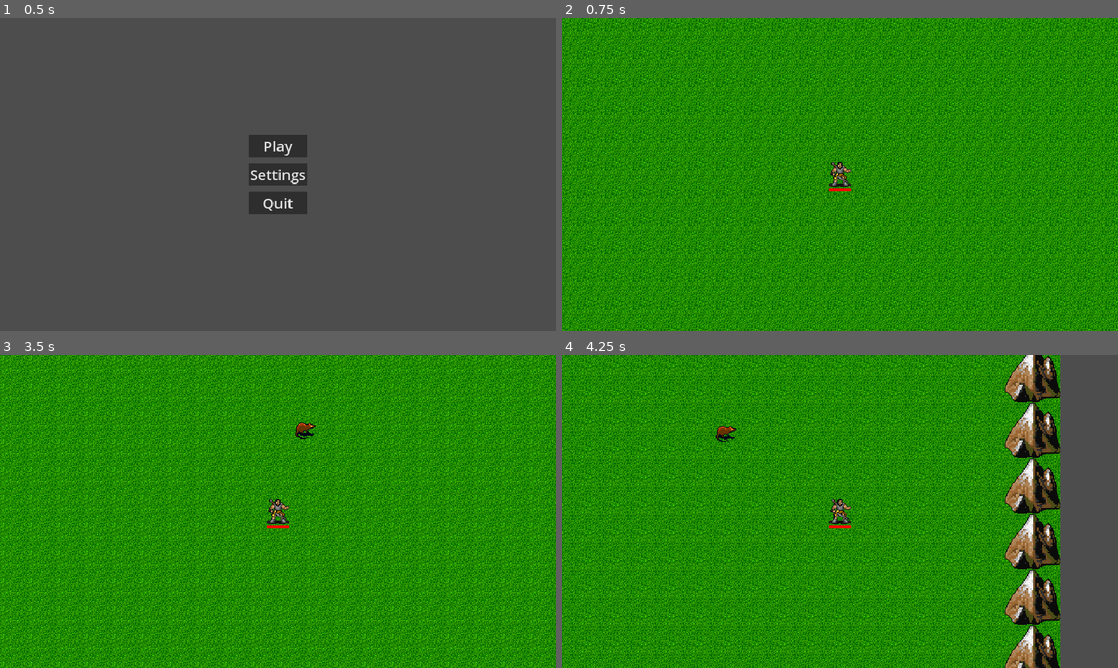
Above: before the commit, frames 1-4 (two rows, left to right).
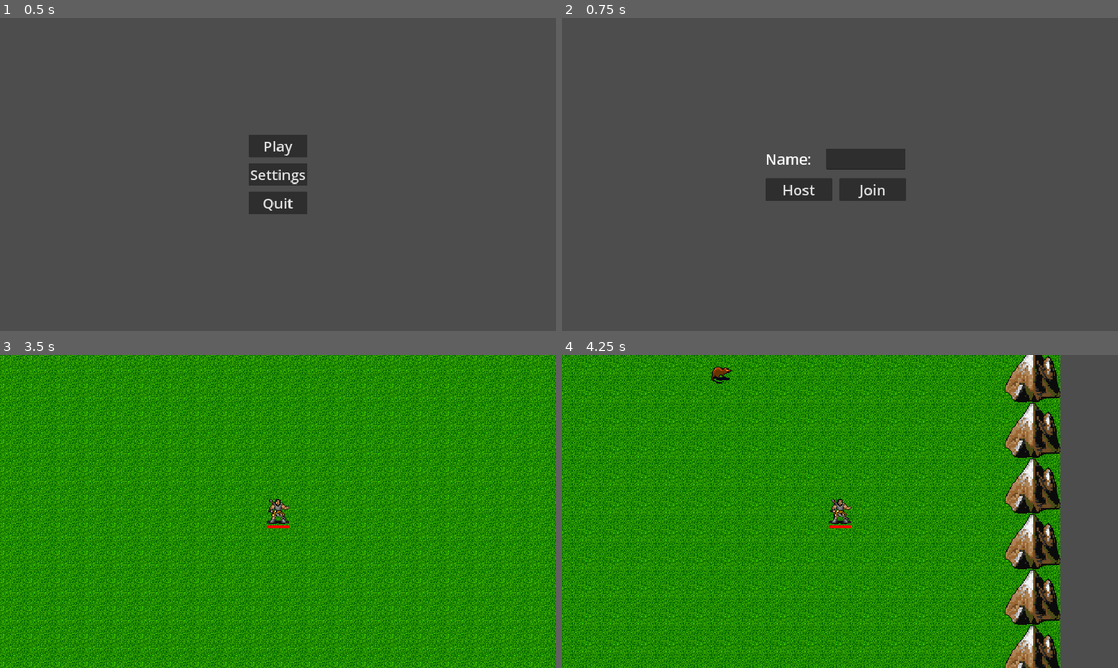
Above: after the commit, the same moments.

Repository: noahwagner04/CSE320_Game
Game: Godot game, scene res://src/UI/main_menu.tscn
Two runs of this game, one before a commit and one after it. Both use one fixed random seed, a clock stepped at 60 frames per second and the inputs below.
Inputs (mouse positions are in pixels of both pictures, inside the frame that each line leads up to):
- Up to frame 1 (0.5 s): no input
- Up to frame 2 (0.75 s): click "Play" at 0.5 s
- Up to frame 3 (3.5 s): click (239, 527) at 1.25 s, where only the run after the commit has a clickable "Host"; tap Enter at 2 s; move the mouse to (400, 495) at 2.02 s; hold D (move_right) 2.03-2.78 s; click (400, 495) at 2.17 s; move the mouse to (166, 527) at 2.77 s; hold S (move_down) from 2.78 s (still down)
- Up to frame 4 (4.25 s): move the mouse to (895, 442) at 3.52 s; release S (move_down) at 3.53 s; hold D (move_right) from 3.53 s (still down)

Frame 1 is identical in both runs. In frame 2, 100% of the frame differs, in the area x 0-100%, y 0-100%; in frame 3, 0.1%; in frame 4, 0.2%.

Commit message:
add player connections

Diff:
--- a/project.godot
+++ b/project.godot
@@ -14,6 +14,10 @@
 run/main_scene="res://src/UI/main_menu.tscn"
 config/features=PackedStringArray("4.2", "Mobile")
 config/icon="res://assets/icon.svg"
+
+[autoload]
+
+ConnectionManager="*res://src/connection_manager.gd"
 
 [display]
 
--- /dev/null
+++ b/src/UI/connection_scene.gd
@@ -0,0 +1,21 @@
+extends Control
+
+
+# Called when the node enters the scene tree for the first time.
+func _ready():
+	pass # Replace with function body.
+
+
+# Called every frame. 'delta' is the elapsed time since the previous frame.
+func _process(delta):
+	pass
+
+
+func _on_host_button_pressed():
+	ConnectionManager.set_peer_host()
+	get_tree().change_scene_to_file("res://src/main.tscn")
+
+
+func _on_join_button_pressed():
+	ConnectionManager.set_peer_client()
+	get_tree().change_scene_to_file("res://src/main.tscn")
--- a/src/UI/connection_scene.tscn
+++ b/src/UI/connection_scene.tscn
@@ -1,4 +1,6 @@
-[gd_scene format=3 uid="uid://dfe5fnwrcfr36"]
+[gd_scene load_steps=2 format=3 uid="uid://dfe5fnwrcfr36"]
+
+[ext_resource type="Script" path="res://src/UI/connection_scene.gd" id="1_lyrlr"]
 
 [node name="ConnectionScene" type="Control"]
 layout_mode = 3
@@ -7,6 +9,7 @@
 anchor_bottom = 1.0
 grow_horizontal = 2
 grow_vertical = 2
+script = ExtResource("1_lyrlr")
 
 [node name="HostButton" type="Button" parent="."]
 layout_mode = 2
@@ -42,3 +45,6 @@
 offset_right = 1186.0
 offset_bottom = 523.0
 theme_override_font_sizes/font_size = 40
+
+[connection signal="pressed" from="HostButton" to="." method="_on_host_button_pressed"]
+[connection signal="pressed" from="JoinButton" to="." method="_on_join_button_pressed"]
--- a/src/UI/main_menu.gd
+++ b/src/UI/main_menu.gd
@@ -1,7 +1,7 @@
 extends Control
 
 func _on_play_button_pressed():
-	get_tree().change_scene_to_file("res://src/main.tscn")
+	get_tree().change_scene_to_file("res://src/UI/connection_scene.tscn")
 
 
 func _on_settings_button_pressed():
--- /dev/null
+++ b/src/connection_manager.gd
@@ -0,0 +1,49 @@
+extends Node
+
+var players = {}
+var address = "127.0.0.1"
+var port = 8910
+var peer
+
+func _ready():
+	multiplayer.peer_connected.connect(peer_connected)
+	multiplayer.peer_disconnected.connect(peer_disconnected)
+	multiplayer.connected_to_server.connect(connected_to_server)
+	multiplayer.connection_failed.connect(connection_failed)
+
+
+func _process(delta):
+	pass
+
+# gets called on both servers and clients
+func peer_connected(id):
+	print("Player connected " + str(id))
+
+# gets called on both servers and clients
+func peer_disconnected(id):
+	print("Player disconnected " + str(id))
+
+# gets called only on clients
+func connected_to_server():
+	print("connected to server")
+
+#gets called only on clients
+func connection_failed():
+	print("connection to server failed")
+
+func set_peer_host():
+	peer = ENetMultiplayerPeer.new()
+	var error = peer.create_server(port, 32)
+	if error != OK:
+		print("cannot host" + str(error))
+		return
+
+	peer.get_host().compress(ENetConnection.COMPRESS_RANGE_CODER)
+	multiplayer.set_multiplayer_peer(peer)
+	print("Waiting for players...")
+
+func set_peer_client():
+	peer = ENetMultiplayerPeer.new()
+	peer.create_client(address, port)
+	peer.get_host().compress(ENetConnection.COMPRESS_RANGE_CODER)
+	multiplayer.set_multiplayer_peer(peer)
